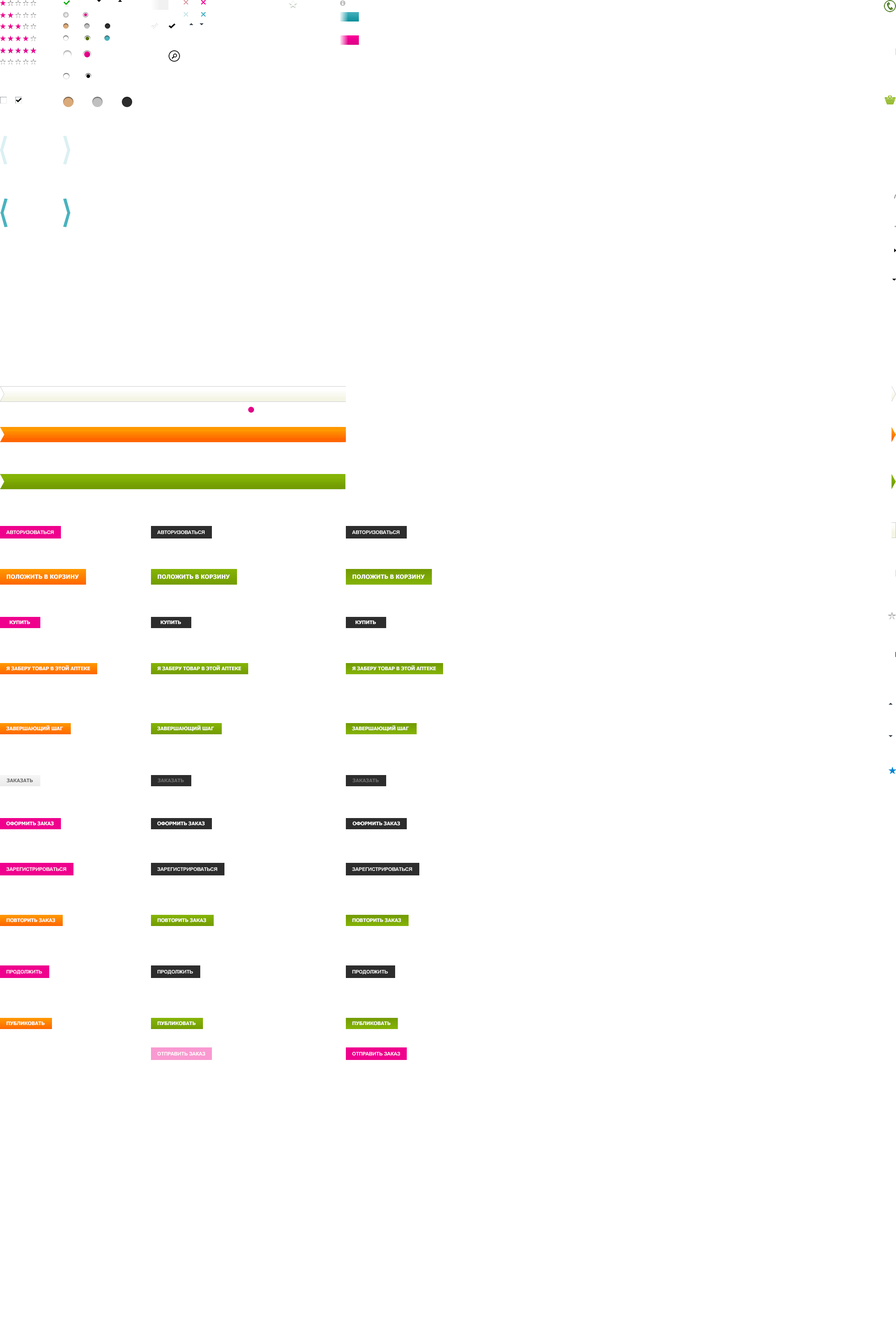
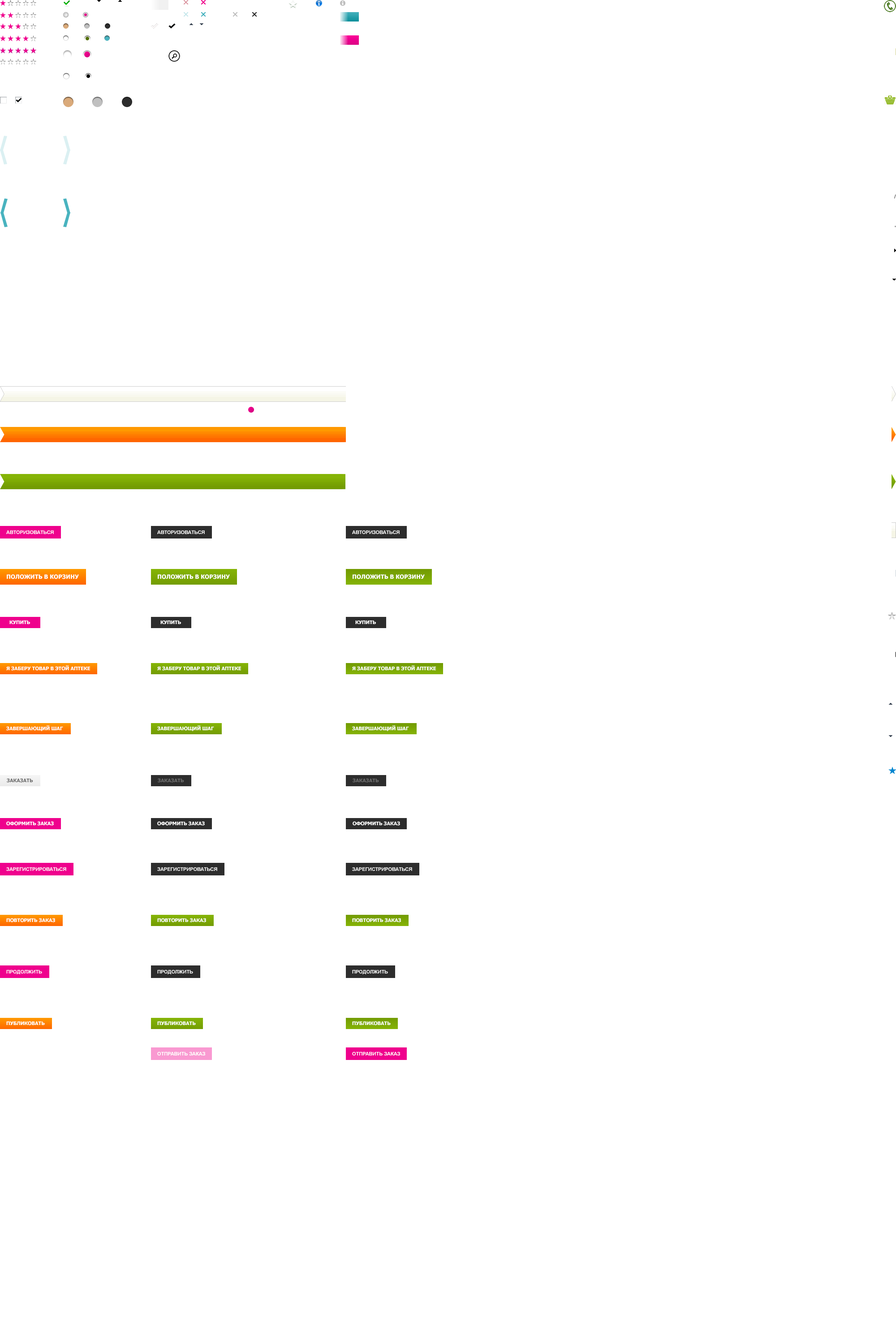
Layered file, before and after one edit (896x1344). Changes by layer:
added layer "Graphic Symbol copy 11" (30%) above "Graphic Symbol copy 10" over [232, 12, 238, 17]
added layer "Graphic Symbol copy 10" above "Graphic Symbol copy 9" over [252, 12, 257, 17]
added layer "Bitmap" (11th of 14) above "Rectangle copy 13" over [315, 0, 322, 7]
